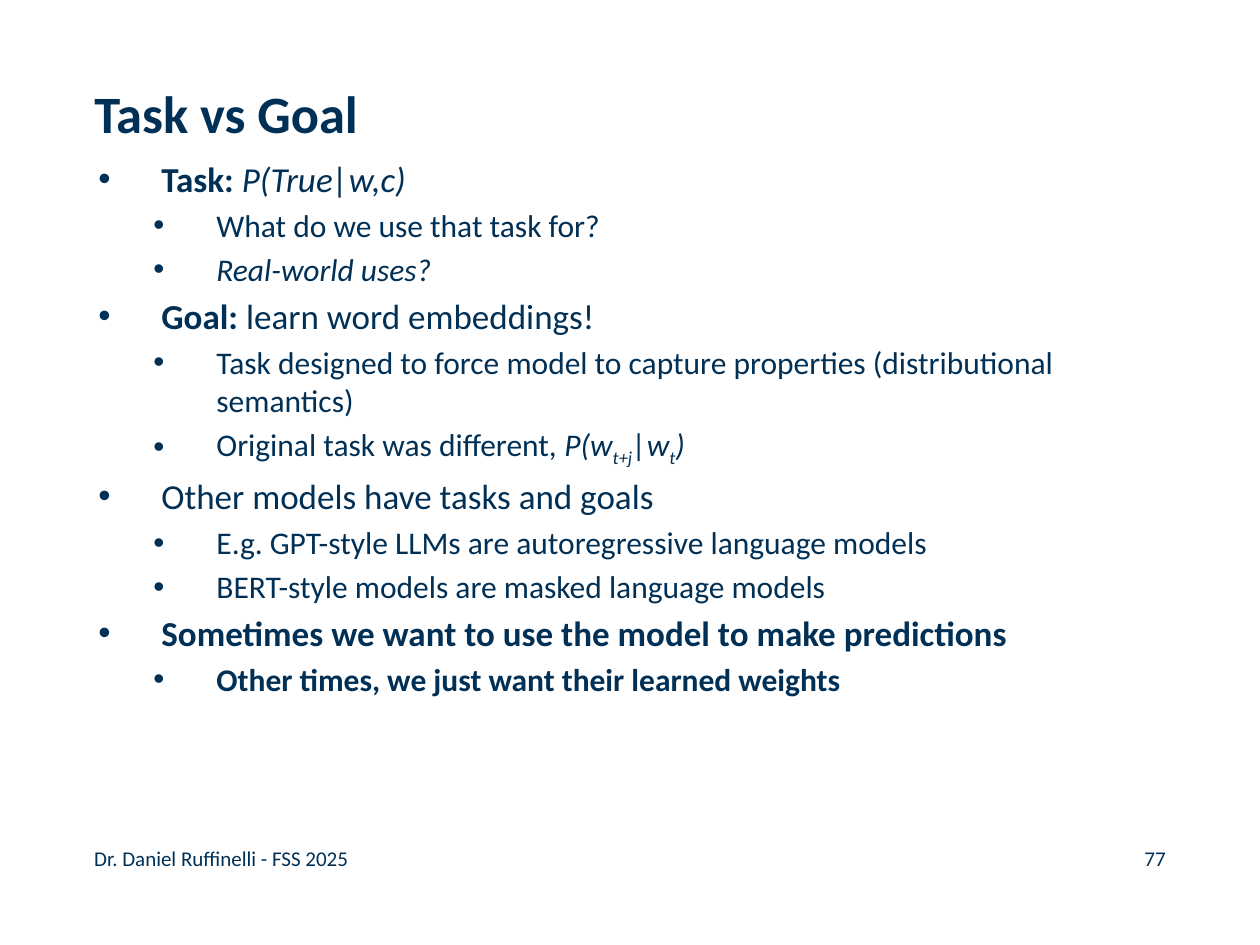
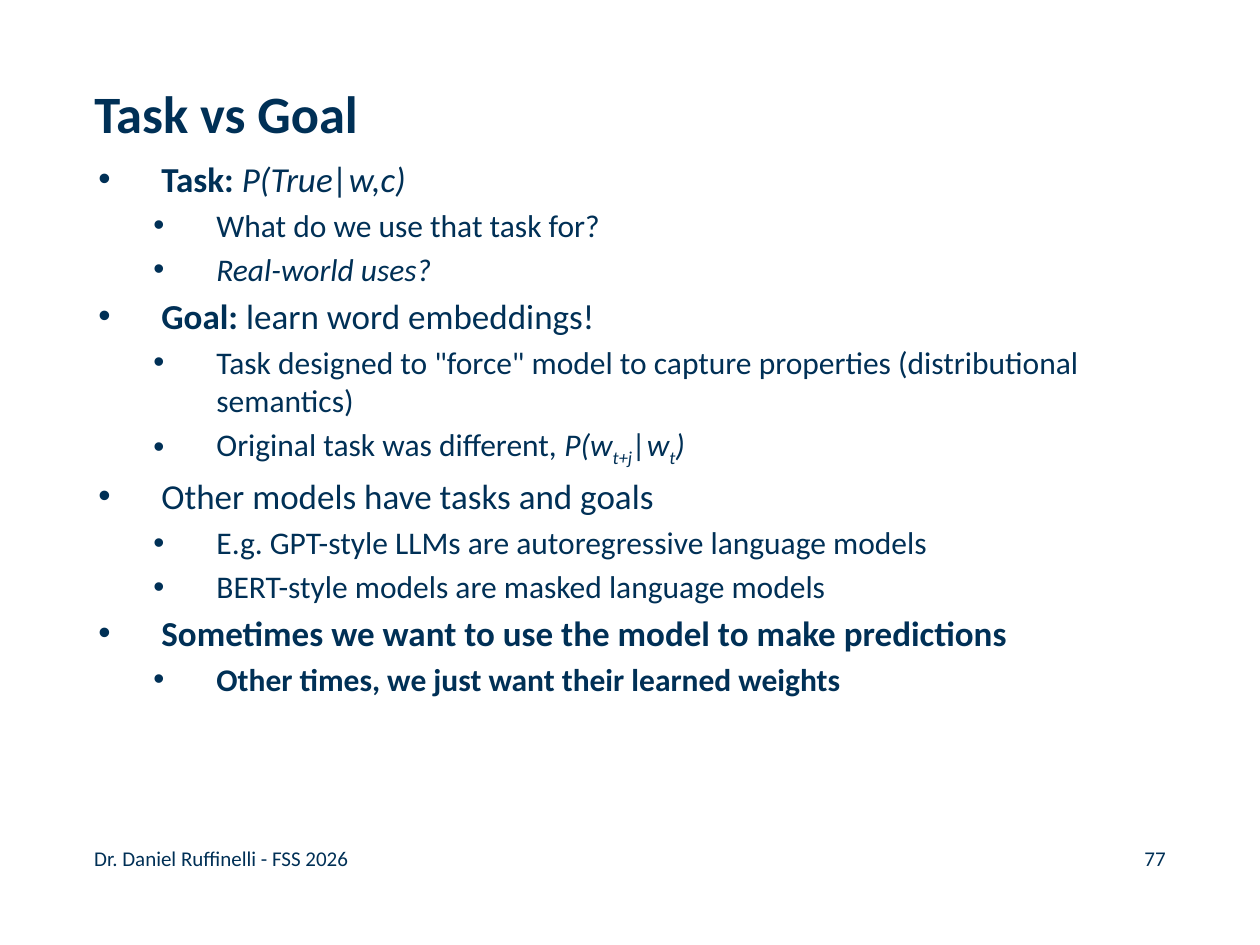
Before and after one commit to rufex2001/teaching_llms, a slide deck: slide 77 of lectures/02_ml_dl_word_embeddings/02_ml_dl_word_embeddings.pptx. Drawn at 1260x945 pixels with LibreOffice and Linux fonts; fonts in the diff are those of the drawing; background and template pictures are left out. Boxes give left, top, right and bottom in pixels: in the first picture for what was removed or moved away, otherwise in the second. Text is boxed around its words. In the diff, an @@ line names an element or a change of style, - is before the commit and + after.

```diff
--- a/lectures/02_ml_dl_word_embeddings/02_ml_dl_word_embeddings.pptx
+++ b/lectures/02_ml_dl_word_embeddings/02_ml_dl_word_embeddings.pptx
@@ text at [216,351,1078,416]: text changed @@
-  • Task designed to force model to capture properties (distributional semantics)
+  • Task designed to "force" model to capture properties (distributional semantics)
@@ text at [94,851,347,866]: text changed @@
-Dr. Daniel Ruffinelli - FSS 2025
+Dr. Daniel Ruffinelli - FSS 2026
```
Also in this commit, not shown: 82 other slides changed, 1 other file.
